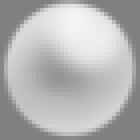
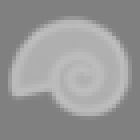
Layers edited between the first and the second (140, 140) image:
added layer "Calque 7" above "Calque 6" over [8, 16, 132, 120]
hid "Calque 3" over [0, 0, 140, 140]
